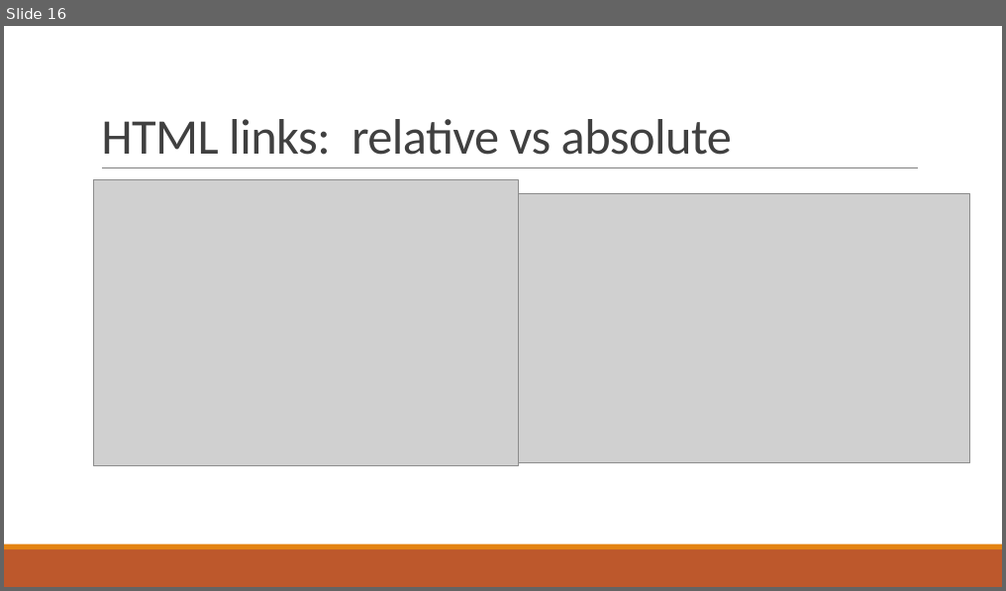
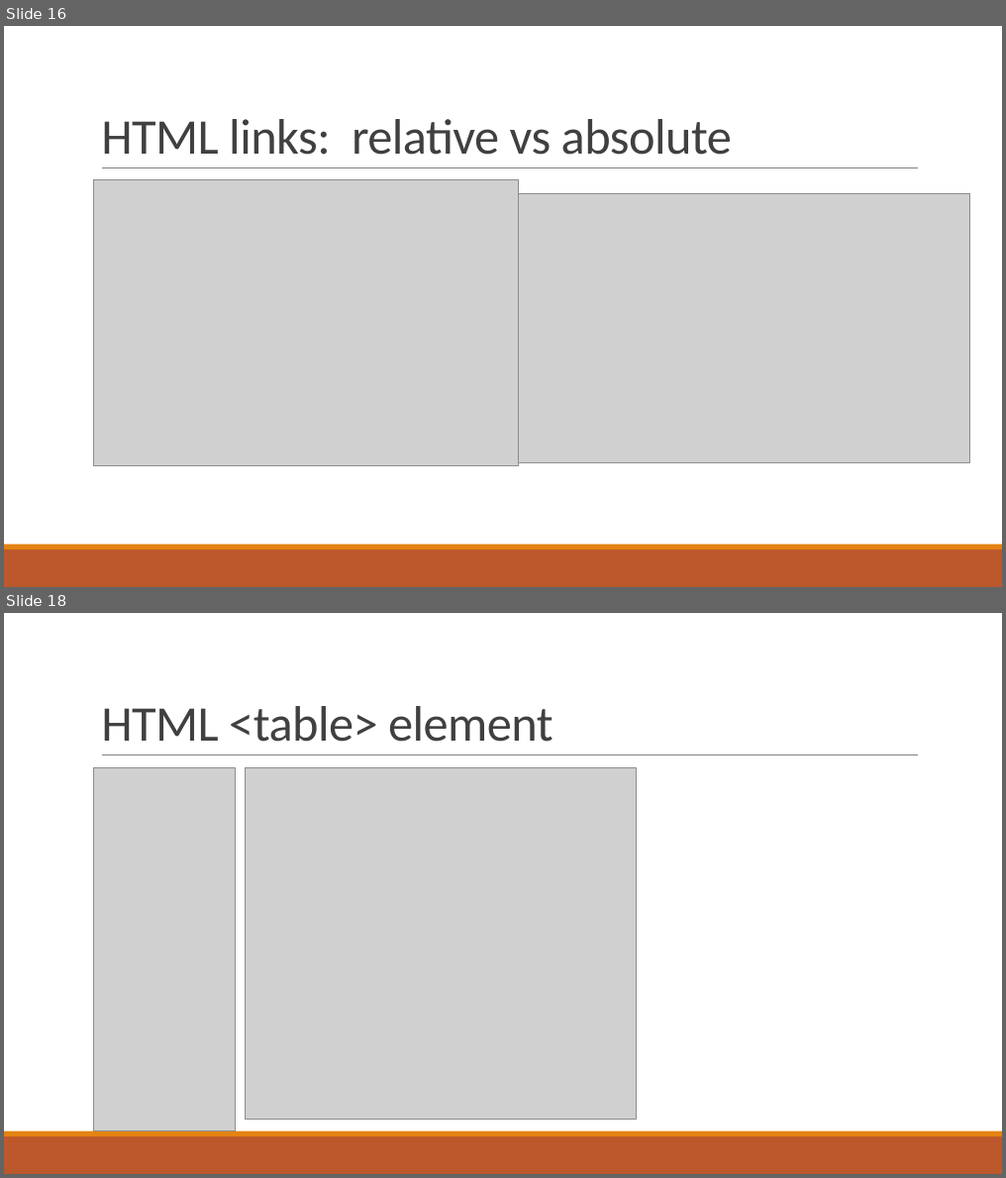
Before and after one commit to hmqcnoesy/booknotes, a slide deck: Web/AngleBrackets.pptx. Shown one above the other, each under a label of ours: slide 16 before the commit, slides 16 and 18 after it; the slides between them are not shown. The pictures are 1006x591 and 1006x1178 pixels, drawn with LibreOffice and Linux fonts; fonts in the diff are those of the drawing; grey boxes stand for pictures. Boxes give left, top, right and bottom in pixels: in the first picture for what was removed or moved away, otherwise in the second. Text is boxed around its words. In the diff, an @@ line names an element or a change of style, - is before the commit and + after.

```diff
--- a/Web/AngleBrackets.pptx
+++ b/Web/AngleBrackets.pptx
@@ slide 18 added at (4,613,1002,1174), background #FFFFFF; not listed: 3 template elements that a slide beside it also shows @@
@@ title added at (101,706,553,742), 48 pt, text #404040 @@
+HTML <table> element
@@ picture added at (94,768,236,1131) @@
@@ picture added at (245,768,636,1119) @@
```
Also in this commit, not shown: 2 other slides added, 1 other file.
